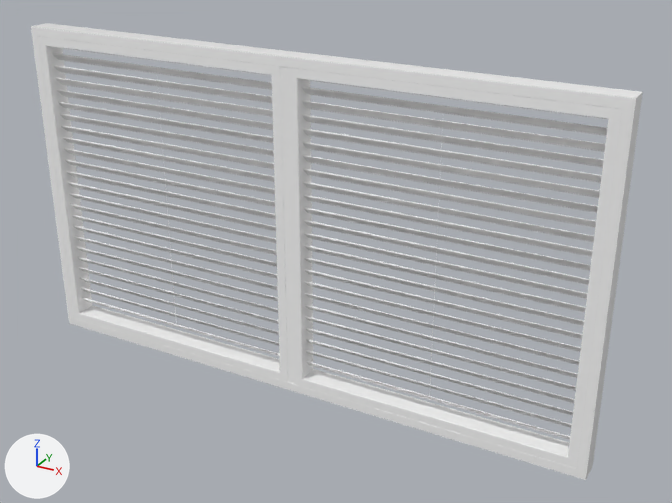
What one commit did to the glTF model outputs/7412/objects/WindowFactory73448.spawn_asset7.glb.
Both versions are drawn from a 50 mm lens placed at (1.79, -2.91, 1.41), pointed at (0.16, 0.05, -0.07). The axes (+X, +Y, +Z) are drawn at lower left. The lights are the same throughout. The first picture is the older version. Vertices at exactly the same position are counted once.

Names of what the first picture shows: 'WindowFactory(73448).spawn_asset(7).001'.
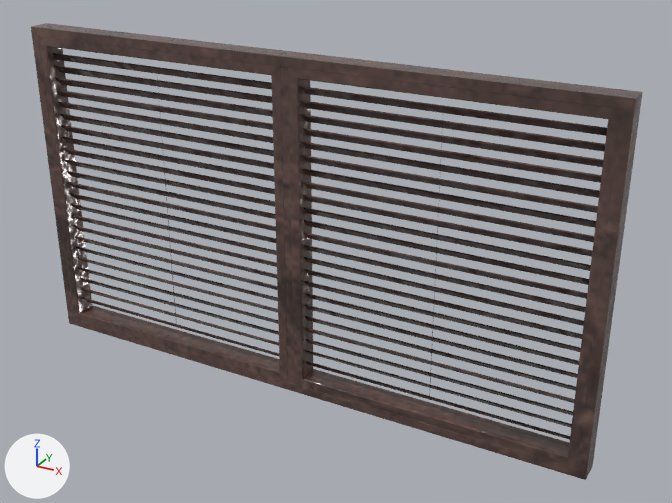
Changed parts and their boxes (x1, y1, x2, y2) in the pictures (672 x 503 px):
part 1 of me_cube_022, built on: before (304, 221, 582, 284); after (52, 53, 607, 440)
part 2 of me_cube_022, recoloured (white to brown): (31, 23, 643, 480) in both

The change, as a diff of the scene's bpy script:
```diff
--- a/outputs/7412/objects/WindowFactory73448.spawn_asset7.glb.py
+++ b/outputs/7412/objects/WindowFactory73448.spawn_asset7.glb.py
@@ img_windowfactory73448_spawn_asset7_normal @@
+img_windowfactory73448_spawn_asset7_normal = load_image('WindowFactory73448.spawn_asset7_normal', '_unpacked/WindowFactory73448.spawn_asset7_normal', 512, 512, 'Non-Color')
@@ img_windowfactory73448_spawn_asset7_metallic_windowfactory73448_spawn_asset7_roughness @@
+img_windowfactory73448_spawn_asset7_metallic_windowfactory73448_spawn_asset7_roughness = load_image('WindowFactory73448.spawn_asset7_metallic-WindowFactory73448.spawn_asset7_roughness', '_unpacked/WindowFactory73448.spawn_asset7_metallic-WindowFactory73448.spawn_asset7_roughness', 512, 512, 'Non-Color')
@@ img_windowfactory73448_spawn_asset7_albedo @@
+img_windowfactory73448_spawn_asset7_albedo = load_image('WindowFactory73448.spawn_asset7_albedo', '_unpacked/WindowFactory73448.spawn_asset7_albedo', 512, 512, 'sRGB')
@@ mat_windowfactory73448_spawn_asset7__baked @@
+mat_windowfactory73448_spawn_asset7__baked = bpy.data.materials.new('WindowFactory73448.spawn_asset7__baked')
+# uses the picture img_windowfactory73448_spawn_asset7_albedo
+# uses the picture img_windowfactory73448_spawn_asset7_metallic_windowfactory73448_spawn_asset7_roughness
+# uses the picture img_windowfactory73448_spawn_asset7_normal
@@ me_cube_022 @@
 # used by ob_windowfactory_73448__spawn_asset_7__001; location = (0.0, 0.0, 0.0)
-me_cube_022.from_pydata(...)  # 583 vertices, 966 faces; spans x -1.25..1.25, y -0.05..0.05, z -0.71..0.71
+me_cube_022.from_pydata(...)  # 704 vertices, 1208 faces; spans x -1.25..1.25, y -0.05..0.05, z -0.71..0.71
+# me_cube_022 part 1: 1 vertex removed from x 0.06, y 0.02, z 0.03; 122 vertices added at x -1.17..1.17, y -0.02..0.02, z -0.6..0.6
+# me_cube_022 part 2: 649 faces spanning x -1.25..1.25, y -0.05..0.05, z -0.71..0.71 switch from mat_shader_wood_005 (white #ffffff) to mat_windowfactory73448_spawn_asset7__baked
```
